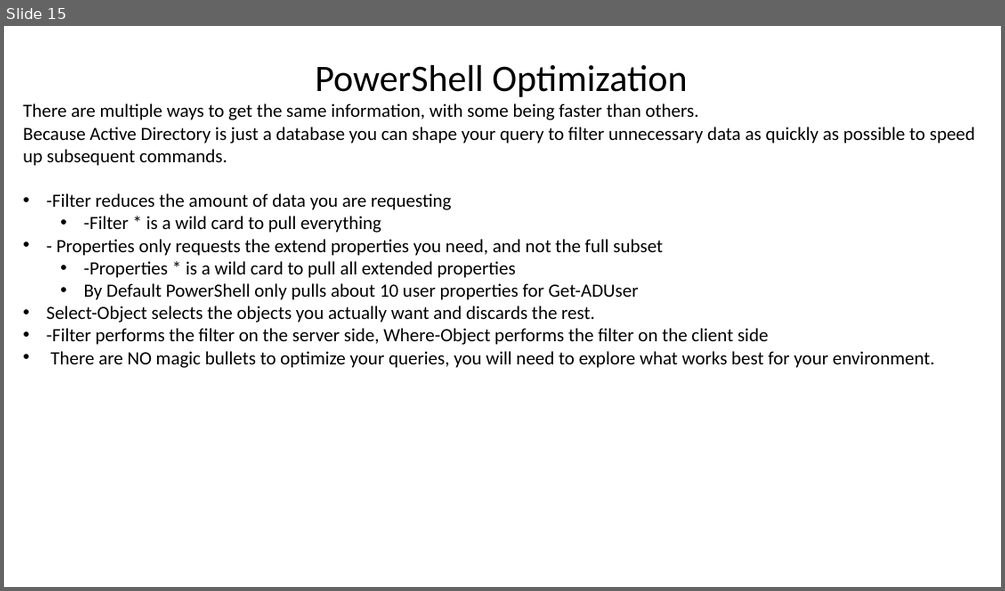
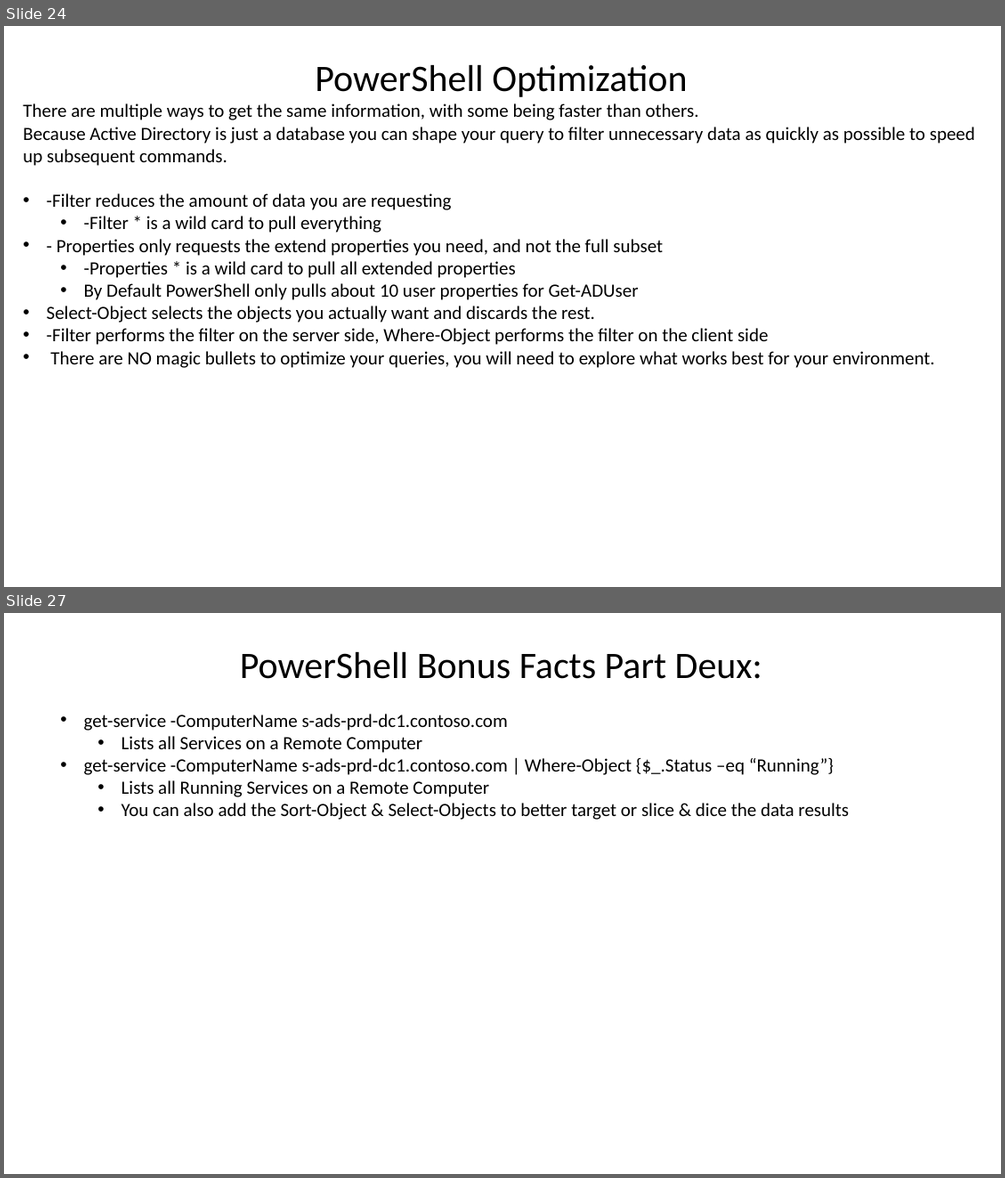
Before and after one commit to tk427/Non-Code, a slide deck: PowerShell/PowerShell_DogFood.pptx. Shown one above the other, each under a label of ours: slide 15 before the commit, slides 24 and 27 after it; the slides between them are not shown. The pictures are 1005x591 and 1005x1178 pixels, drawn with LibreOffice and Linux fonts; fonts in the diff are those of the drawing; background and template pictures are left out. Boxes give left, top, right and bottom in pixels: in the first picture for what was removed or moved away, otherwise in the second. Text is boxed around its words. In the diff, an @@ line names an element or a change of style, - is before the commit and + after.

```diff
--- a/PowerShell/PowerShell_DogFood.pptx
+++ b/PowerShell/PowerShell_DogFood.pptx
@@ slide 27 added at bbox=[4, 613, 1001, 1174], background picture (left out) @@
@@ text added at bbox=[84, 652, 849, 819], 18 pt, text #000000 @@
+PowerShell Bonus Facts Part Deux:
+  • get-service -ComputerName s-ads-prd-dc1.contoso.com
+    • Lists all Services on a Remote Computer
+  • get-service -ComputerName s-ads-prd-dc1.contoso.com | Where-Object {$_.Status –eq “Running”}
+    • Lists all Running Services on a Remote Computer
+    • You can also add the Sort-Object & Select-Objects to better target or slice & dice the data results
@@ what was slide 15 is now slide 24 @@
```
Also in this commit, not shown: 13 slides changed, 9 other slides added.
